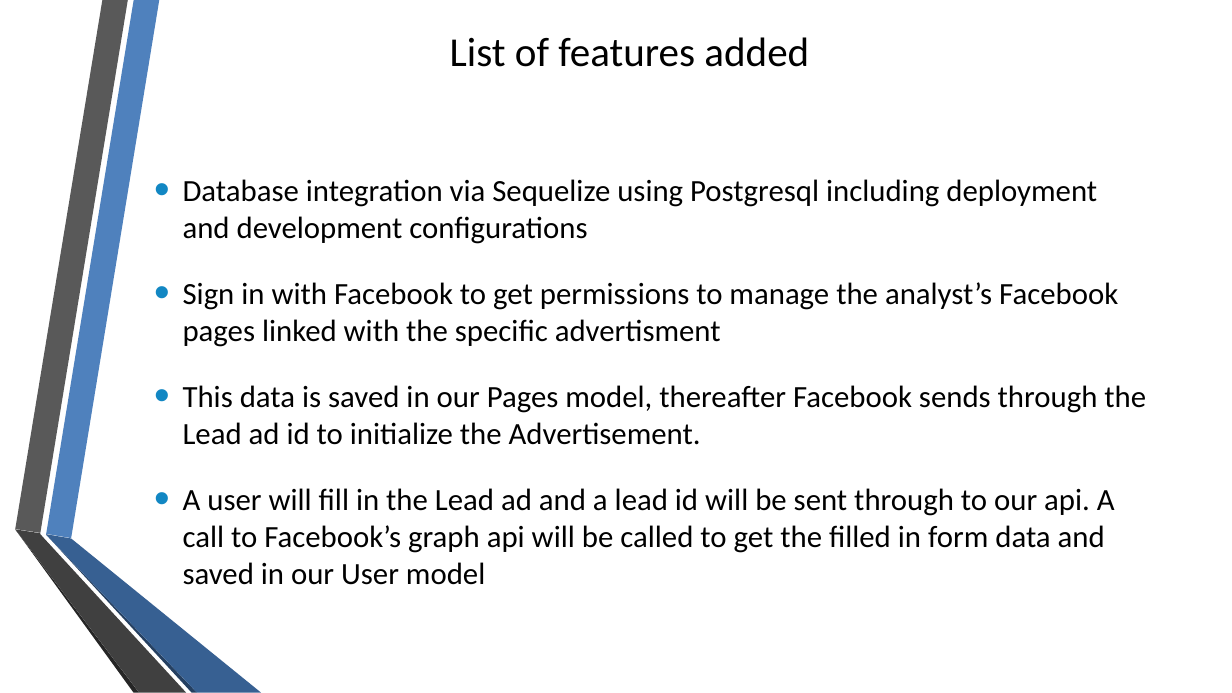
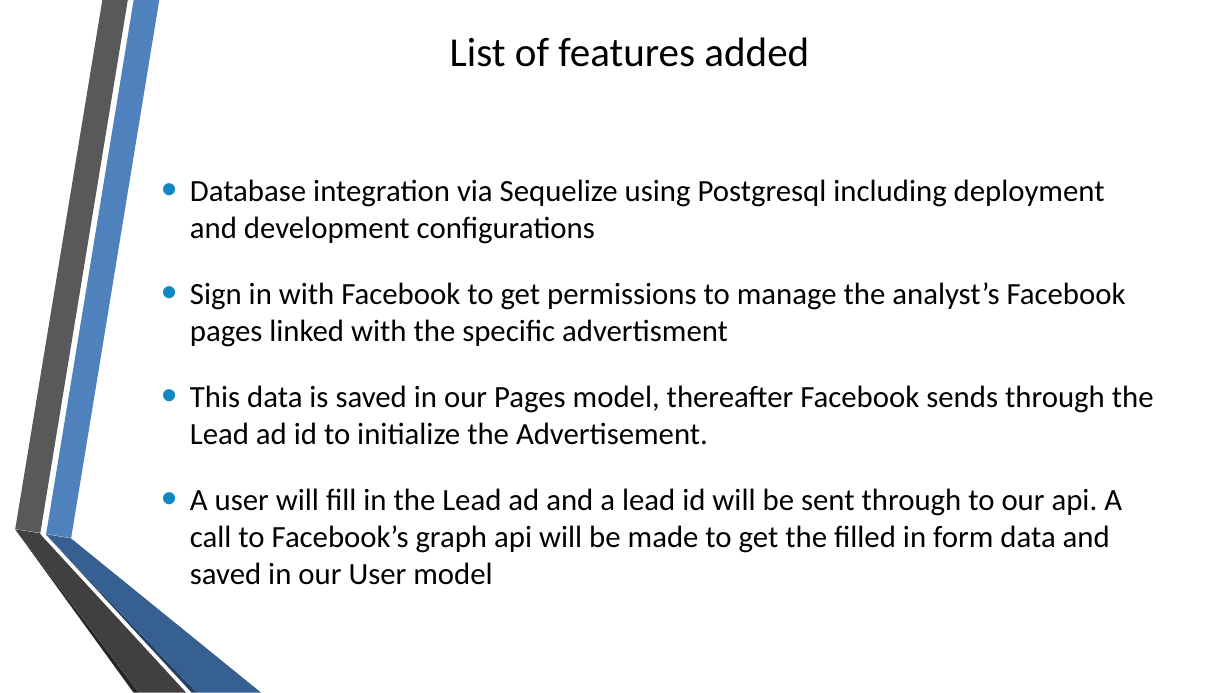
Before and after one commit to quintonweenink/ValknutSolutions, a slide deck: slide 9 of Documentation/Demo/Demo_02.odp. Drawn at 1232x693 pixels with LibreOffice and Linux fonts; fonts in the diff are those of the drawing. Boxes give left, top, right and bottom in pixels: in the first picture for what was removed or moved away, otherwise in the second. Text is boxed around its words. In the diff, an @@ line names an element or a change of style, - is before the commit and + after.

```diff
--- a/Documentation/Demo/Demo_02.odp
+++ b/Documentation/Demo/Demo_02.odp
@@ text "Database integration via Sequelize using ...": place and size @@
-text "Database integration via Sequelize using ..." at <box>183,179,1146,585</box>
+text "Database integration via Sequelize using ..." at <box>190,179,1154,585</box>
@@ text at <box>190,488,1122,585</box>: text changed @@
-• A user will fill in the Lead ad and a lead id will be sent through to our api. A call to Facebook’s graph api will be called to get the filled in form data and saved in our User model
+• A user will fill in the Lead ad and a lead id will be sent through to our api. A call to Facebook’s graph api will be made to get the filled in form data and saved in our User model
```
Also in this commit, not shown: 2 other slides changed.
